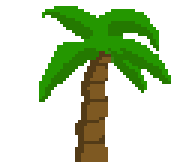
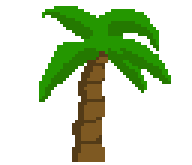
Before/after of a 192px x 165px layered artwork. What changed in the layer stack:
painted on "tree" over 72, 51, 114, 162
